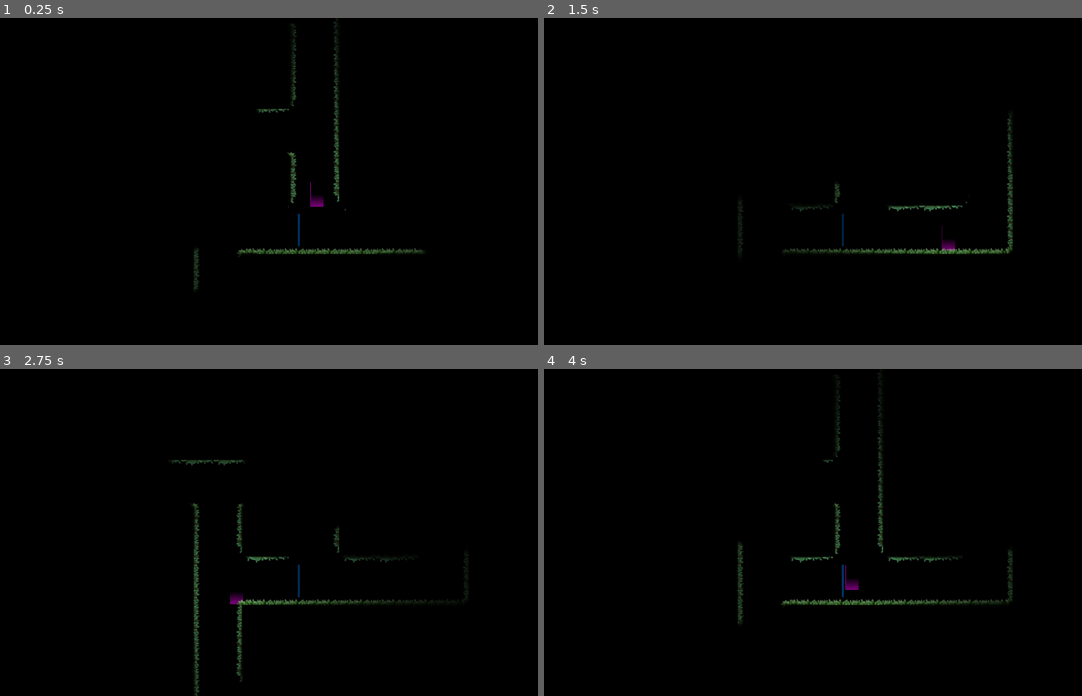
Above: before the commit, frames 1-4 (two rows, left to right).
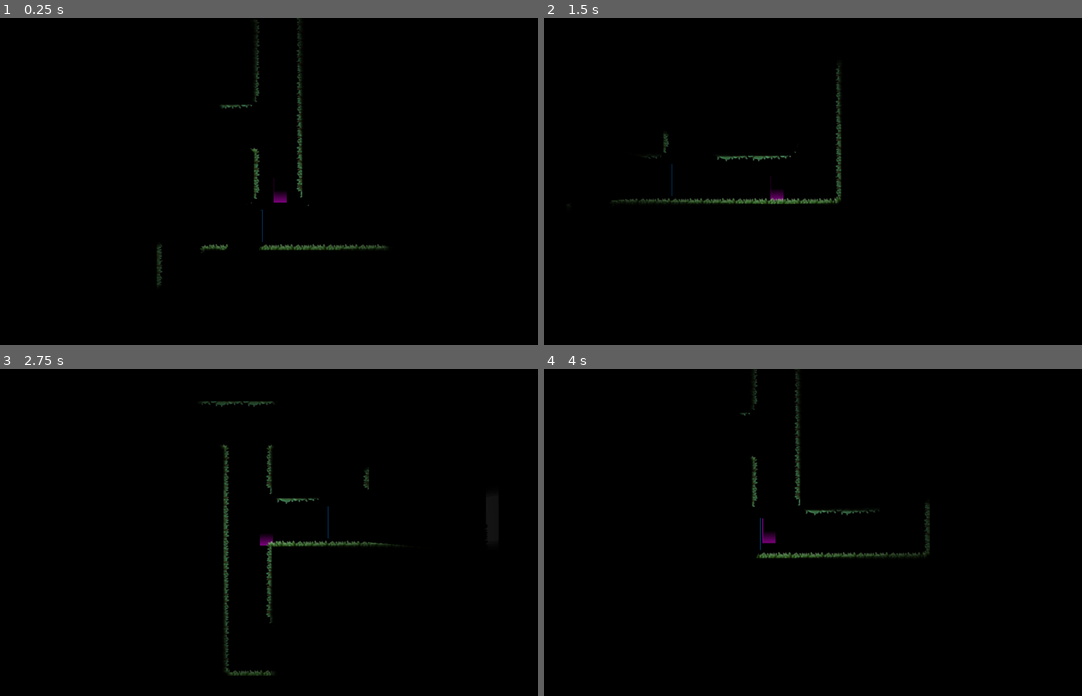
Above: after the commit, the same moments.

Repository: kit-solent/refrigerate
Game: Godot game, scene res://core/ingame.tscn
The game is run twice, just before and just after one commit, with the same random seed, the same clock (stepped at 60 frames per second) and the same inputs. Sound files missing from this copy of the repository are replaced by a short silence.
Inputs:
- Up to frame 1 (0.25 s): no input
- Up to frame 2 (1.5 s): hold Right (player right) 0.53-1.28 s; tap Up (player jump) at 0.77 s; hold Left (player left) from 1.28 s (still down)
- Up to frame 3 (2.75 s): tap Up (player jump) at 1.52 s; release Left (player left) at 2.03 s; hold Right (player right) from 2.03 s (still down)
- Up to frame 4 (4 s): tap Up (player jump) at 3.02, 3.77 s; release Right (player right) at 3.53 s; hold Left (player left) from 3.53 s (still down)

The runs differ from the first frame. In frame 1, 2.5% of the frame differs, in the area x 29-79%, y 0-83%; in frame 2, 2.2%; in frame 3, 3.0%, in the area x 31-88%, y 9-100%; in frame 4, 2.7%.
Error before the commit: Invalid assignment of property or key 'visible' with value of type 'bool' on a base object of type 'null instance'. (res://core/ingame.gd:9)

Commit message:
SaveBot commit at 2025-03-08 14:50:03

Diff:
--- a/core/ingame.gd
+++ b/core/ingame.gd
@@ -1,20 +1,14 @@
 extends Control
-
-@export var main_shader:Shader
-@export var overlay_shader:Shader
 
 @onready var camera_target=get_player()
 
 func _ready():
-	$h_box_container/panel/view/view/world/meta/darkener.visible = not Core.debug
-	$h_box_container/panel/view.material.shader = main_shader
-	$h_box_container/panel/overlay.material.shader = overlay_shader
+	%world/meta/darkener.visible = not Core.debug
 
 	#Core.local_player=$h_box_container/panel/view/view/world/players/player
 
 func _process(_delta):
-	$h_box_container/panel/view/view/world/meta/camera.global_transform=camera_target.global_transform
-	#$h_box_container/panel/view/view/world/meta/camera.global_position=camera_target.global_position
+	%world/meta/camera.global_transform=camera_target.global_transform
 
 func get_player():
-	return $h_box_container/panel/view/view/world/players/player
+	return %world/players/player
--- a/core/ingame.tscn
+++ b/core/ingame.tscn
@@ -31,6 +31,7 @@
 render_target_update_mode = 4
 
 [node name="world" type="Node2D" parent="view/view/view"]
+unique_name_in_owner = true
 
 [node name="meta" type="Node2D" parent="view/view/view/world"]
 
--- a/core/resources/tileset.tres
+++ b/core/resources/tileset.tres
@@ -161,7 +161,7 @@
 0:0/0 = 0
 0:0/0/terrain_set = 0
 0:0/0/terrain = 0
-0:0/0/occlusion_layer_0/polygon = SubResource("OccluderPolygon2D_ys27h")
+0:0/0/occlusion_layer_0/polygon_0/polygon = SubResource("OccluderPolygon2D_ys27h")
 0:0/0/physics_layer_0/polygon_0/points = PackedVector2Array(-16, -16, 32, -16, 32, 32, -16, 32)
 0:0/0/terrains_peering_bit/right_side = 0
 0:0/0/terrains_peering_bit/bottom_right_corner = 0
@@ -169,7 +169,7 @@
 1:0/0 = 0
 1:0/0/terrain_set = 0
 1:0/0/terrain = 0
-1:0/0/occlusion_layer_0/polygon = SubResource("OccluderPolygon2D_po3i8")
+1:0/0/occlusion_layer_0/polygon_0/polygon = SubResource("OccluderPolygon2D_po3i8")
 1:0/0/physics_layer_0/polygon_0/points = PackedVector2Array(-32, -16, 32, -16, 32, 32, -32, 32)
 1:0/0/terrains_peering_bit/right_side = 0
 1:0/0/terrains_peering_bit/bottom_right_corner = 0
@@ -179,7 +179,7 @@
 2:0/0 = 0
 2:0/0/terrain_set = 0
 2:0/0/terrain = 0
-2:0/0/occlusion_layer_0/polygon = SubResource("OccluderPolygon2D_tqtqj")
+2:0/0/occlusion_layer_0/polygon_0/polygon = SubResource("OccluderPolygon2D_tqtqj")
 2:0/0/physics_layer_0/polygon_0/points = PackedVector2Array(-32, -16, 16, -16, 16, 32, -32, 32)
 2:0/0/terrains_peering_bit/bottom_side = 0
 2:0/0/terrains_peering_bit/bottom_left_corner = 0
@@ -187,13 +187,13 @@
 3:0/0 = 0
 3:0/0/terrain_set = 0
 3:0/0/terrain = 0
-3:0/0/occlusion_layer_0/polygon = SubResource("OccluderPolygon2D_pkfr7")
+3:0/0/occlusion_layer_0/polygon_0/polygon = SubResource("OccluderPolygon2D_pkfr7")
 3:0/0/physics_layer_0/polygon_0/points = PackedVector2Array(-16, -16, 16, -16, 16, 32, -16, 32)
 3:0/0/terrains_peering_bit/bottom_side = 0
 4:0/0 = 0
 4:0/0/terrain_set = 0
 4:0/0/terrain = 0
-4:0/0/occlusion_layer_0/polygon = SubResource("OccluderPolygon2D_aub2g")
+4:0/0/occlusion_layer_0/polygon_0/polygon = SubResource("OccluderPolygon2D_aub2g")
 4:0/0/physics_layer_0/polygon_0/points = PackedVector2Array(-32, -32, 32, -32, 32, 16, 16, 16, 16, 32, -32, 32)
 4:0/0/terrains_peering_bit/right_side = 0
 4:0/0/terrains_peering_bit/bottom_side = 0
@@ -205,7 +205,7 @@
 5:0/0 = 0
 5:0/0/terrain_set = 0
 5:0/0/terrain = 0
-5:0/0/occlusion_layer_0/polygon = SubResource("OccluderPolygon2D_ow6qj")
+5:0/0/occlusion_layer_0/polygon_0/polygon = SubResource("OccluderPolygon2D_ow6qj")
 5:0/0/physics_layer_0/polygon_0/points = PackedVector2Array(-32, -32, 32, -32, 32, 32, -16, 32, -16, 16, -16, 16, -32, 16)
 5:0/0/terrains_peering_bit/right_side = 0
 5:0/0/terrains_peering_bit/bottom_right_corner = 0
@@ -217,7 +217,7 @@
 6:0/0 = 0
 6:0/0/terrain_set = 0
 6:0/0/terrain = 0
-6:0/0/occlusion_layer_0/polygon = SubResource("OccluderPolygon2D_2pfbf")
+6:0/0/occlusion_layer_0/polygon_0/polygon = SubResource("OccluderPolygon2D_2pfbf")
 6:0/0/physics_layer_0/polygon_0/points = PackedVector2Array(-16, -16, -32, -16, -32, 32, 32, 32, 32, -16, 16, -16, 16, -32, -16, -32)
 6:0/0/terrains_peering_bit/right_side = 0
 6:0/0/terrains_peering_bit/bottom_right_corner = 0
@@ -228,7 +228,7 @@
 0:1/0 = 0
 0:1/0/terrain_set = 0
 0:1/0/terrain = 0
-0:1/0/occlusion_layer_0/polygon = SubResource("OccluderPolygon2D_y61bd")
+0:1/0/occlusion_layer_0/polygon_0/polygon = SubResource("OccluderPolygon2D_y61bd")
 0:1/0/physics_layer_0/polygon_0/points = PackedVector2Array(32, -32, 32, 32, -16, 32, -16, -32)
 0:1/0/terrains_peering_bit/right_side = 0
 0:1/0/terrains_peering_bit/bottom_right_corner = 0
@@ -238,7 +238,7 @@
 1:1/0 = 0
 1:1/0/terrain_set = 0
 1:1/0/terrain = 0
-1:1/0/occlusion_layer_0/polygon = SubResource("OccluderPolygon2D_fk5f5")
+1:1/0/occlusion_layer_0/polygon_0/polygon = SubResource("OccluderPolygon2D_fk5f5")
 1:1/0/physics_layer_0/polygon_0/points = PackedVector2Array(-32, -32, 32, -32, 32, 32, -32, 32)
 1:1/0/terrains_peering_bit/right_side = 0
 1:1/0/terrains_peering_bit/bottom_right_corner = 0
@@ -251,7 +251,7 @@
 2:1/0 = 0
 2:1/0/terrain_set = 0
 2:1/0/terrain = 0
-2:1/0/occlusion_layer_0/polygon = SubResource("OccluderPolygon2D_l8xih")
+2:1/0/occlusion_layer_0/polygon_0/polygon = SubResource("OccluderPolygon2D_l8xih")
 2:1/0/physics_layer_0/polygon_0/points = PackedVector2Array(-32, -32, 16, -32, 16, 32, -32, 32)
 2:1/0/terrains_peering_bit/bottom_side = 0
 2:1/0/terrains_peering_bit/bottom_left_corner = 0
@@ -261,14 +261,14 @@
 3:1/0 = 0
 3:1/0/terrain_set = 0
 3:1/0/terrain = 0
-3:1/0/occlusion_layer_0/polygon = SubResource("OccluderPolygon2D_w2ofw")
+3:1/0/occlusion_layer_0/polygon_0/polygon = SubResource("OccluderPolygon2D_w2ofw")
 3:1/0/physics_layer_0/polygon_0/points = PackedVector2Array(-16, -32, 16, -32, 16, 32, -16, 32)
 3:1/0/terrains_peering_bit/bottom_side = 0
 3:1/0/terrains_peering_bit/top_side = 0
 4:1/0 = 0
 4:1/0/terrain_set = 0
 4:1/0/terrain = 0
-4:1/0/occlusion_layer_0/polygon = SubResource("OccluderPolygon2D_ph1ct")
+4:1/0/occlusion_layer_0/polygon_0/polygon = SubResource("OccluderPolygon2D_ph1ct")
 4:1/0/physics_layer_0/polygon_0/points = PackedVector2Array(-32, -32, -32, 32, 32, 32, 32, -16, 16, -16, 16, -32)
 4:1/0/terrains_peering_bit/right_side = 0
 4:1/0/terrains_peering_bit/bottom_right_corner = 0
@@ -280,7 +280,7 @@
 5:1/0 = 0
 5:1/0/terrain_set = 0
 5:1/0/terrain = 0
-5:1/0/occlusion_layer_0/polygon = SubResource("OccluderPolygon2D_iegq0")
+5:1/0/occlusion_layer_0/polygon_0/polygon = SubResource("OccluderPolygon2D_iegq0")
 5:1/0/physics_layer_0/polygon_0/points = PackedVector2Array(-16, -32, -16, -16, -32, -16, -32, 32, 32, 32, 32, -32)
 5:1/0/terrains_peering_bit/right_side = 0
 5:1/0/terrains_peering_bit/bottom_right_corner = 0
@@ -292,7 +292,7 @@
 6:1/0 = 0
 6:1/0/terrain_set = 0
 6:1/0/terrain = 0
-6:1/0/occlusion_layer_0/polygon = SubResource("OccluderPolygon2D_nwkmp")
+6:1/0/occlusion_layer_0/polygon_0/polygon = SubResource("OccluderPolygon2D_nwkmp")
 6:1/0/physics_layer_0/polygon_0/points = PackedVector2Array(-16, -32, -16, -16, -32, -16, -32, 16, -16, 16, -16, 32, 32, 32, 32, -32)
 6:1/0/terrains_peering_bit/right_side = 0
 6:1/0/terrains_peering_bit/bottom_right_corner = 0
@@ -303,7 +303,7 @@
 0:2/0 = 0
 0:2/0/terrain_set = 0
 0:2/0/terrain = 0
-0:2/0/occlusion_layer_0/polygon = SubResource("OccluderPolygon2D_axs5r")
+0:2/0/occlusion_layer_0/polygon_0/polygon = SubResource("OccluderPolygon2D_axs5r")
 0:2/0/physics_layer_0/polygon_0/points = PackedVector2Array(-16, -32, -16, 16, 32, 16, 32, -32)
 0:2/0/terrains_peering_bit/right_side = 0
 0:2/0/terrains_peering_bit/top_side = 0
@@ -311,7 +311,7 @@
 1:2/0 = 0
 1:2/0/terrain_set = 0
 1:2/0/terrain = 0
-1:2/0/occlusion_layer_0/polygon = SubResource("OccluderPolygon2D_lbiio")
+1:2/0/occlusion_layer_0/polygon_0/polygon = SubResource("OccluderPolygon2D_lbiio")
 1:2/0/physics_layer_0/polygon_0/points = PackedVector2Array(-32, -32, -32, 16, 32, 16, 32, -32)
 1:2/0/terrains_peering_bit/right_side = 0
 1:2/0/terrains_peering_bit/left_side = 0
@@ -321,7 +321,7 @@
 2:2/0 = 0
 2:2/0/terrain_set = 0
 2:2/0/terrain = 0
-2:2/0/occlusion_layer_0/polygon = SubResource("OccluderPolygon2D_fpphh")
+2:2/0/occlusion_layer_0/polygon_0/polygon = SubResource("OccluderPolygon2D_fpphh")
 2:2/0/physics_layer_0/polygon_0/points = PackedVector2Array(-32, -32, -32, 16, 16, 16, 16, -32)
 2:2/0/terrains_peering_bit/left_side = 0
 2:2/0/terrains_peering_bit/top_left_corner = 0
@@ -329,13 +329,13 @@
 3:2/0 = 0
 3:2/0/terrain_set = 0
 3:2/0/terrain = 0
-3:2/0/occlusion_layer_0/polygon = SubResource("OccluderPolygon2D_76rja")
+3:2/0/occlusion_layer_0/polygon_0/polygon = SubResource("OccluderPolygon2D_76rja")
 3:2/0/physics_layer_0/polygon_0/points = PackedVector2Array(-16, 16, 16, 16, 16, -32, -16, -32)
 3:2/0/terrains_peering_bit/top_side = 0
 4:2/0 = 0
 4:2/0/terrain_set = 0
 4:2/0/terrain = 0
-4:2/0/occlusion_layer_0/polygon = SubResource("OccluderPolygon2D_lcse5")
+4:2/0/occlusion_layer_0/polygon_0/polygon = SubResource("OccluderPolygon2D_lcse5")
 4:2/0/physics_layer_0/polygon_0/points = PackedVector2Array(-32, 32, -32, -16, -16, -16, -16, -32, 16, -32, 16, -16, 32, -16, 32, 16, 16, 16, 16, 32)
 4:2/0/terrains_peering_bit/right_side = 0
 4:2/0/terrains_peering_bit/bottom_side = 0
@@ -345,7 +345,7 @@
 5:2/0 = 0
 5:2/0/terrain_set = 0
 5:2/0/terrain = 0
-5:2/0/occlusion_layer_0/polygon = SubResource("OccluderPolygon2D_xwes1")
+5:2/0/occlusion_layer_0/polygon_0/polygon = SubResource("OccluderPolygon2D_xwes1")
 5:2/0/physics_layer_0/polygon_0/points = PackedVector2Array(-16, -32, 32, -32, 32, 16, 16, 16, 16, 32, -16, 32, -16, 16, -32, 16, -32, -16, -16, -16)
 5:2/0/terrains_peering_bit/right_side = 0
 5:2/0/terrains_peering_bit/bottom_side = 0
@@ -355,7 +355,7 @@
 6:2/0 = 0
 6:2/0/terrain_set = 0
 6:2/0/terrain = 0
-6:2/0/occlusion_layer_0/polygon = SubResource("OccluderPolygon2D_65gr5")
+6:2/0/occlusion_layer_0/polygon_0/polygon = SubResource("OccluderPolygon2D_65gr5")
 6:2/0/physics_layer_0/polygon_0/points = PackedVector2Array(-32, 32, -32, -32, 16, -32, 16, -16, 32, -16, 32, 16, 16, 16, 16, 32)
 6:2/0/terrains_peering_bit/right_side = 0
 6:2/0/terrains_peering_bit/bottom_side = 0
@@ -366,31 +366,31 @@
 0:3/0 = 0
 0:3/0/terrain_set = 0
 0:3/0/terrain = 0
-0:3/0/occlusion_layer_0/polygon = SubResource("OccluderPolygon2D_w7uqj")
+0:3/0/occlusion_layer_0/polygon_0/polygon = SubResource("OccluderPolygon2D_w7uqj")
 0:3/0/physics_layer_0/polygon_0/points = PackedVector2Array(-16, -16, -16, 16, 32, 16, 32, -16)
 0:3/0/terrains_peering_bit/right_side = 0
 1:3/0 = 0
 1:3/0/terrain_set = 0
 1:3/0/terrain = 0
-1:3/0/occlusion_layer_0/polygon = SubResource("OccluderPolygon2D_t43ib")
+1:3/0/occlusion_layer_0/polygon_0/polygon = SubResource("OccluderPolygon2D_t43ib")
 1:3/0/physics_layer_0/polygon_0/points = PackedVector2Array(-32, -16, 32, -16, 32, 16, -32, 16)
 1:3/0/terrains_peering_bit/right_side = 0
 1:3/0/terrains_peering_bit/left_side = 0
 2:3/0 = 0
 2:3/0/terrain_set = 0
 2:3/0/terrain = 0
-2:3/0/occlusion_layer_0/polygon = SubResource("OccluderPolygon2D_0xkag")
+2:3/0/occlusion_layer_0/polygon_0/polygon = SubResource("OccluderPolygon2D_0xkag")
 2:3/0/physics_layer_0/polygon_0/points = PackedVector2Array(-32, -16, 16, -16, 16, 16, -32, 16)
 2:3/0/terrains_peering_bit/left_side = 0
 3:3/0 = 0
 3:3/0/terrain_set = 0
 3:3/0/terrain = 0
-3:3/0/occlusion_layer_0/polygon = SubResource("OccluderPolygon2D_qsi0y")
+3:3/0/occlusion_layer_0/polygon_0/polygon = SubResource("OccluderPolygon2D_qsi0y")
 3:3/0/physics_layer_0/polygon_0/points = PackedVector2Array(-16, -16, 16, -16, 16, 16, -16, 16)
 4:3/0 = 0
 4:3/0/terrain_set = 0
 4:3/0/terrain = 0
-4:3/0/occlusion_layer_0/polygon = SubResource("OccluderPolygon2D_2x70q")
+4:3/0/occlusion_layer_0/polygon_0/polygon = SubResource("OccluderPolygon2D_2x70q")
 4:3/0/physics_layer_0/polygon_0/points = PackedVector2Array(-32, -32, -32, 16, -16, 16, -16, 16, -16, 32, 16, 32, 16, 16, 32, 16, 32, -16, 16, -16, 16, -32)
 4:3/0/terrains_peering_bit/right_side = 0
 4:3/0/terrains_peering_bit/bottom_side = 0
@@ -400,7 +400,7 @@
 5:3/0 = 0
 5:3/0/terrain_set = 0
 5:3/0/terrain = 0
-5:3/0/occlusion_layer_0/polygon = SubResource("OccluderPolygon2D_jcv82")
+5:3/0/occlusion_layer_0/polygon_0/polygon = SubResource("OccluderPolygon2D_jcv82")
 5:3/0/physics_layer_0/polygon_0/points = PackedVector2Array(-16, -32, -16, -16, -32, -16, -32, 16, -16, 16, -16, 32, 32, 32, 32, -16, 16, -16, 16, -32)
 5:3/0/terrains_peering_bit/right_side = 0
 5:3/0/terrains_peering_bit/bottom_right_corner = 0
@@ -410,7 +410,7 @@
 6:3/0 = 0
 6:3/0/terrain_set = 0
 6:3/0/terrain = 0
-6:3/0/occlusion_layer_0/polygon = SubResource("OccluderPolygon2D_dvnjf")
+6:3/0/occlusion_layer_0/polygon_0/polygon = SubResource("OccluderPolygon2D_dvnjf")
 6:3/0/physics_layer_0/polygon_0/points = PackedVector2Array(-32, 16, -32, -32, 32, -32, 32, 16, 16, 16, 16, 32, -16, 32, -16, 16)
 6:3/0/terrains_peering_bit/right_side = 0
 6:3/0/terrains_peering_bit/bottom_side = 0
@@ -421,7 +421,7 @@
 0:4/0 = 0
 0:4/0/terrain_set = 0
 0:4/0/terrain = 0
-0:4/0/occlusion_layer_0/polygon = SubResource("OccluderPolygon2D_ibts1")
+0:4/0/occlusion_layer_0/polygon_0/polygon = SubResource("OccluderPolygon2D_ibts1")
 0:4/0/physics_layer_0/polygon_0/points = PackedVector2Array(-16, -32, -16, 32, 16, 32, 16, 16, 32, 16, 32, -32)
 0:4/0/terrains_peering_bit/right_side = 0
 0:4/0/terrains_peering_bit/bottom_side = 0
@@ -430,7 +430,7 @@
 1:4/0 = 0
 1:4/0/terrain_set = 0
 1:4/0/terrain = 0
-1:4/0/occlusion_layer_0/polygon = SubResource("OccluderPolygon2D_no8d7")
+1:4/0/occlusion_layer_0/polygon_0/polygon = SubResource("OccluderPolygon2D_no8d7")
 1:4/0/physics_layer_0/polygon_0/points = PackedVector2Array(-32, -32, -32, 16, -16, 16, -16, 32, 16, 32, 16, -32)
 1:4/0/terrains_peering_bit/bottom_side = 0
 1:4/0/terrains_peering_bit/left_side = 0
@@ -439,7 +439,7 @@
 2:4/0 = 0
 2:4/0/terrain_set = 0
 2:4/0/terrain = 0
-2:4/0/occlusion_layer_0/polygon = SubResource("OccluderPolygon2D_t5an1")
+2:4/0/occlusion_layer_0/polygon_0/polygon = SubResource("OccluderPolygon2D_t5an1")
 2:4/0/physics_layer_0/polygon_0/points = PackedVector2Array(-32, -16, 32, -16, 32, 16, 16, 16, 16, 32, -32, 32)
 2:4/0/terrains_peering_bit/right_side = 0
 2:4/0/terrains_peering_bit/bottom_side = 0
@@ -448,7 +448,7 @@
 3:4/0 = 0
 3:4/0/terrain_set = 0
 3:4/0/terrain = 0
-3:4/0/occlusion_layer_0/polygon = SubResource("OccluderPolygon2D_cnuaw")
+3:4/0/occlusion_layer_0/polygon_0/polygon = SubResource("OccluderPolygon2D_cnuaw")
 3:4/0/physics_layer_0/polygon_0/points = PackedVector2Array(-32, -16, 32, -16, 32, 32, -16, 32, -16, 16, -32, 16)
 3:4/0/terrains_peering_bit/right_side = 0
 3:4/0/terrains_peering_bit/bottom_right_corner = 0
@@ -457,14 +457,14 @@
 4:4/0 = 0
 4:4/0/terrain_set = 0
 4:4/0/terrain = 0
-4:4/0/occlusion_layer_0/polygon = SubResource("OccluderPolygon2D_m802w")
+4:4/0/occlusion_layer_0/polygon_0/polygon = SubResource("OccluderPolygon2D_m802w")
 4:4/0/physics_layer_0/polygon_0/points = PackedVector2Array(-16, -16, -16, 32, 16, 32, 16, 16, 32, 16, 32, -16)
 4:4/0/terrains_peering_bit/right_side = 0
 4:4/0/terrains_peering_bit/bottom_side = 0
 5:4/0 = 0
 5:4/0/terrain_set = 0
 5:4/0/terrain = 0
-5:4/0/occlusion_layer_0/polygon = SubResource("OccluderPolygon2D_513ip")
+5:4/0/occlusion_layer_0/polygon_0/polygon = SubResource("OccluderPolygon2D_513ip")
 5:4/0/physics_layer_0/polygon_0/points = PackedVector2Array(-32, -16, 32, -16, 32, 16, 16, 16, 16, 32, -16, 32, -16, 16, -32, 16)
 5:4/0/terrains_peering_bit/right_side = 0
 5:4/0/terrains_peering_bit/bottom_side = 0
@@ -472,14 +472,14 @@
 6:4/0 = 0
 6:4/0/terrain_set = 0
 6:4/0/terrain = 0
-6:4/0/occlusion_layer_0/polygon = SubResource("OccluderPolygon2D_n23vy")
+6:4/0/occlusion_layer_0/polygon_0/polygon = SubResource("OccluderPolygon2D_n23vy")
 6:4/0/physics_layer_0/polygon_0/points = PackedVector2Array(-32, -16, 16, -16, 16, 32, -16, 32, -16, 16, -32, 16)
 6:4/0/terrains_peering_bit/bottom_side = 0
 6:4/0/terrains_peering_bit/left_side = 0
 0:5/0 = 0
 0:5/0/terrain_set = 0
 0:5/0/terrain = 0
-0:5/0/occlusion_layer_0/polygon = SubResource("OccluderPolygon2D_8b6t6")
+0:5/0/occlusion_layer_0/polygon_0/polygon = SubResource("OccluderPolygon2D_8b6t6")
 0:5/0/physics_layer_0/polygon_0/points = PackedVector2Array(-16, -32, -16, 32, 32, 32, 32, -16, 16, -16, 16, -16, 16, -32)
 0:5/0/terrains_peering_bit/right_side = 0
 0:5/0/terrains_peering_bit/bottom_right_corner = 0
@@ -488,7 +488,7 @@
 1:5/0 = 0
 1:5/0/terrain_set = 0
 1:5/0/terrain = 0
-1:5/0/occlusion_layer_0/polygon = SubResource("OccluderPolygon2D_1fk3c")
+1:5/0/occlusion_layer_0/polygon_0/polygon = SubResource("OccluderPolygon2D_1fk3c")
 1:5/0/physics_layer_0/polygon_0/points = PackedVector2Array(-16, -32, -16, -16, -32, -16, -32, 32, 16, 32, 16, -32)
 1:5/0/terrains_peering_bit/bottom_side = 0
 1:5/0/terrains_peering_bit/bottom_left_corner = 0
@@ -497,7 +497,7 @@
 2:5/0 = 0
 2:5/0/terrain_set = 0
 2:5/0/terrain = 0
-2:5/0/occlusion_layer_0/polygon = SubResource("OccluderPolygon2D_4uxgs")
+2:5/0/occlusion_layer_0/polygon_0/polygon = SubResource("OccluderPolygon2D_4uxgs")
 2:5/0/physics_layer_0/polygon_0/points = PackedVector2Array(-32, -32, 16, -32, 16, -16, 32, -16, 32, -16, 32, 16, -32, 16)
 2:5/0/terrains_peering_bit/right_side = 0
 2:5/0/terrains_peering_bit/left_side = 0
@@ -506,7 +506,7 @@
 3:5/0 = 0
 3:5/0/terrain_set = 0
 3:5/0/terrain = 0
-3:5/0/occlusion_layer_0/polygon = SubResource("OccluderPolygon2D_44vsf")
+3:5/0/occlusion_layer_0/polygon_0/polygon = SubResource("OccluderPolygon2D_44vsf")
 3:5/0/physics_layer_0/polygon_0/points = PackedVector2Array(-16, -32, -16, -16, -32, -16, -32, 16, 32, 16, 32, -32)
 3:5/0/terrains_peering_bit/right_side = 0
 3:5/0/terrains_peering_bit/left_side = 0
@@ -515,7 +515,7 @@
 4:5/0 = 0
 4:5/0/terrain_set = 0
 4:5/0/terrain = 0
-4:5/0/occlusion_layer_0/polygon = SubResource("OccluderPolygon2D_xipju")
+4:5/0/occlusion_layer_0/polygon_0/polygon = SubResource("OccluderPolygon2D_xipju")
 4:5/0/physics_layer_0/polygon_0/points = PackedVector2Array(-16, -32, -16, 32, 16, 32, 16, 16, 32, 16, 32, -16, 16, -16, 16, -32)
 4:5/0/terrains_peering_bit/right_side = 0
 4:5/0/terrains_peering_bit/bottom_side = 0
@@ -523,7 +523,7 @@
 5:5/0 = 0
 5:5/0/terrain_set = 0
 5:5/0/terrain = 0
-5:5/0/occlusion_layer_0/polygon = SubResource("OccluderPolygon2D_02bcr")
+5:5/0/occlusion_layer_0/polygon_0/polygon = SubResource("OccluderPolygon2D_02bcr")
 5:5/0/physics_layer_0/polygon_0/points = PackedVector2Array(-16, -32, -16, -16, -32, -16, -32, 16, -16, 16, -16, 32, 16, 32, 16, 16, 32, 16, 32, -16, 16, -16, 16, -32)
 5:5/0/terrains_peering_bit/right_side = 0
 5:5/0/terrains_peering_bit/bottom_side = 0
@@ -532,23 +532,23 @@
 6:5/0 = 0
 6:5/0/terrain_set = 0
 6:5/0/terrain = 0
-6:5/0/occlusion_layer_0/polygon = SubResource("OccluderPolygon2D_8ludo")
+6:5/0/occlusion_layer_0/polygon_0/polygon = SubResource("OccluderPolygon2D_8ludo")
 6:5/0/physics_layer_0/polygon_0/points = PackedVector2Array(-16, -32, -16, -16, -32, -16, -32, 16, -16, 16, -16, 32, 16, 32, 16, -32)
 6:5/0/terrains_peering_bit/bottom_side = 0
 6:5/0/terrains_peering_bit/left_side = 0
 6:5/0/terrains_peering_bit/top_side = 0
 0:6/0 = 0
 0:6/0/terrain_set = 0
-0:6/0/occlusion_layer_0/polygon = SubResource("OccluderPolygon2D_4fqsa")
+0:6/0/occlusion_layer_0/polygon_0/polygon = SubResource("OccluderPolygon2D_4fqsa")
 0:6/0/physics_layer_0/polygon_0/points = PackedVector2Array(-32, -32, -32, 32, 32, 32, 32, -32)
 1:6/0 = 0
 1:6/0/terrain_set = 0
-1:6/0/occlusion_layer_0/polygon = SubResource("OccluderPolygon2D_ij5u7")
+1:6/0/occlusion_layer_0/polygon_0/polygon = SubResource("OccluderPolygon2D_ij5u7")
 1:6/0/physics_layer_0/polygon_0/points = PackedVector2Array(-32, -32, -32, 32, 32, 32, 32, -32)
 2:6/0 = 0
 2:6/0/terrain_set = 0
 2:6/0/terrain = 0
-2:6/0/occlusion_layer_0/polygon = SubResource("OccluderPolygon2D_qf75j")
+2:6/0/occlusion_layer_0/polygon_0/polygon = SubResource("OccluderPolygon2D_qf75j")
 2:6/0/physics_layer_0/polygon_0/points = PackedVector2Array(-32, -32, -32, 16, -16, 16, -16, 32, 32, 32, 32, -16, 16, -16, 16, -32)
 2:6/0/terrains_peering_bit/right_side = 0
 2:6/0/terrains_peering_bit/bottom_right_corner = 0
@@ -559,7 +559,7 @@
 3:6/0 = 0
 3:6/0/terrain_set = 0
 3:6/0/terrain = 0
-3:6/0/occlusion_layer_0/polygon = SubResource("OccluderPolygon2D_4ncd3")
+3:6/0/occlusion_layer_0/polygon_0/polygon = SubResource("OccluderPolygon2D_4ncd3")
 3:6/0/physics_layer_0/polygon_0/points = PackedVector2Array(-16, -32, -16, -16, -32, -16, -32, 32, 16, 32, 16, 16, 32, 16, 32, -32)
 3:6/0/terrains_peering_bit/right_side = 0
 3:6/0/terrains_peering_bit/bottom_side = 0
@@ -570,14 +570,14 @@
 4:6/0 = 0
 4:6/0/terrain_set = 0
 4:6/0/terrain = 0
-4:6/0/occlusion_layer_0/polygon = SubResource("OccluderPolygon2D_oyyjg")
+4:6/0/occlusion_layer_0/polygon_0/polygon = SubResource("OccluderPolygon2D_oyyjg")
 4:6/0/physics_layer_0/polygon_0/points = PackedVector2Array(-16, -32, -16, 16, 32, 16, 32, -16, 16, -16, 16, -32)
 4:6/0/terrains_peering_bit/right_side = 0
 4:6/0/terrains_peering_bit/top_side = 0
 5:6/0 = 0
 5:6/0/terrain_set = 0
 5:6/0/terrain = 0
-5:6/0/occlusion_layer_0/polygon = SubResource("OccluderPolygon2D_igtv5")
+5:6/0/occlusion_layer_0/polygon_0/polygon = SubResource("OccluderPolygon2D_igtv5")
 5:6/0/physics_layer_0/polygon_0/points = PackedVector2Array(-16, -32, -16, -16, -32, -16, -32, 16, 32, 16, 32, -16, 16, -16, 16, -32)
 5:6/0/terrains_peering_bit/right_side = 0
 5:6/0/terrains_peering_bit/left_side = 0
@@ -585,7 +585,7 @@
 6:6/0 = 0
 6:6/0/terrain_set = 0
 6:6/0/terrain = 0
-6:6/0/occlusion_layer_0/polygon = SubResource("OccluderPolygon2D_ygli8")
+6:6/0/occlusion_layer_0/polygon_0/polygon = SubResource("OccluderPolygon2D_ygli8")
 6:6/0/physics_layer_0/polygon_0/points = PackedVector2Array(-16, -32, -16, -16, -32, -16, -32, 16, 16, 16, 16, -32)
 6:6/0/terrains_peering_bit/left_side = 0
 6:6/0/terrains_peering_bit/top_side = 0
--- a/features/gravity_overide/ModeOveride.tscn
+++ b/features/gravity_overide/ModeOveride.tscn
@@ -1,13 +1,13 @@
 [gd_scene load_steps=4 format=3 uid="uid://buv31evgnkci"]
 
-[ext_resource type="Script" path="res://features/gravity_overide/ModeOveride.gd" id="1_b20d0"]
-[ext_resource type="Shader" path="res://core/resources/shaders/gravity.gdshader" id="2_166k7"]
+[ext_resource type="Script" uid="uid://wc1kyx5fu1h5" path="res://features/gravity_overide/ModeOveride.gd" id="1_b20d0"]
+[ext_resource type="Shader" uid="uid://dlao1egwsp77r" path="res://core/resources/shaders/gravity.gdshader" id="2_166k7"]
 
 [sub_resource type="ShaderMaterial" id="ShaderMaterial_v1au0"]
 shader = ExtResource("2_166k7")
-shader_parameter/direction = null
-shader_parameter/speed = null
-shader_parameter/density = null
+shader_parameter/direction = Vector2(0, 0)
+shader_parameter/speed = 0.0
+shader_parameter/density = 0.0
 
 [node name="mode_overide" type="Area2D"]
 gravity_space_override = 3
--- a/project.godot
+++ b/project.godot
@@ -12,7 +12,7 @@
 
 config/name="Refrigerate"
 run/main_scene="res://core/ingame.tscn"
-config/features=PackedStringArray("4.3", "Forward Plus")
+config/features=PackedStringArray("4.4", "Forward Plus")
 boot_splash/bg_color=Color(0, 0, 0, 1)
 config/icon="res://assets/icon.svg"
 
Not shown, added: core/auth/start.gd.uid
Not shown: 1 places in core/auth/start.tscn that only renumber resources
Not shown, added: core/core.gd.uid
Not shown: 1 places in core/core.tscn that only renumber resources
Not shown, added: core/data/inventory.gd.uid
Not shown, added: core/data/item.gd.uid
Not shown, added: core/data/slot.gd.uid
Not shown, added: core/data/user.gd.uid
Not shown, added: core/ingame.gd.uid
Not shown: 1 places in core/ingame.tscn that only renumber resources
Not shown, added: core/inventory/inventory.gd.uid
Not shown: 1 places in core/inventory/inventory.tscn that only renumber resources
(and 29 more such lines)
